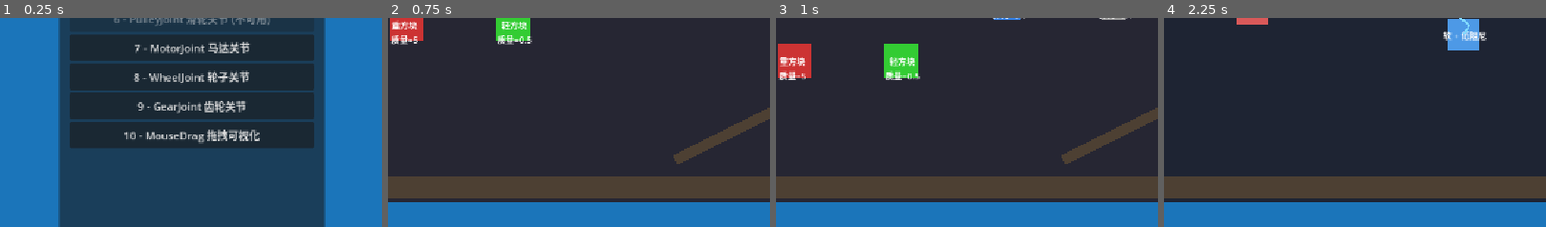
Above: before the commit, frames 1-4 (left to right).
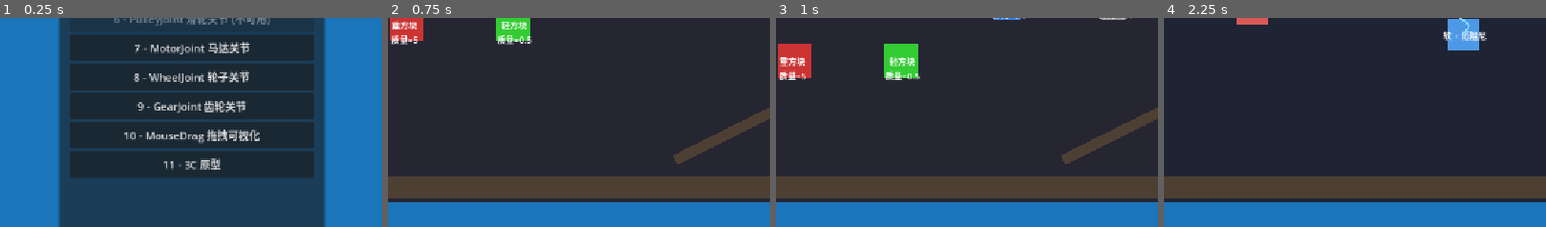
Above: after the commit, the same moments.

Repository: xuxiao305/Godot001
Game: Godot game, scene res://Scenes/Demos/demo_menu.tscn
Two runs of this game, one before a commit and one after it. Both use one fixed random seed, a clock stepped at 60 frames per second and the inputs below.
Inputs:
- Up to frame 1 (0.25 s): no input
- Up to frame 2 (0.75 s): click "2 - RigidBody 物理属性" at 0.5 s
- Up to frame 3 (1 s): no input
- Up to frame 4 (2.25 s): click "< 返回菜单" at 1.25 s; click "4 - DampedSpring 弹簧关节" at 2 s
The pictures show only the part of the screen within x 25-75%, y 48-98%; the shares and areas given below are measured in that part.

The runs differ from the first frame. In frame 1, 8.1% of the frame differs, in the area x 18-83%, y 63-77%; in frame 2, nothing differs; in frame 3, nothing differs; in frame 4, nothing differs.

Commit message:
feat(menu): add 3C prototype entry

Diff:
--- a/Scripts/Demos/demo_menu.gd
+++ b/Scripts/Demos/demo_menu.gd
@@ -48,6 +48,11 @@
 		"name": "MouseDrag 拖拽可视化",
 		"path": "res://Scenes/Demos/demo_mouse_drag.tscn",
 		"description": "拖拽弹性线 + 拖尾（addon 未提供 MouseJoint2D 类）"
+	},
+	11: {
+		"name": "3C 原型",
+		"path": "res://Scenes/Prototypes/3C/test_level.tscn",
+		"description": "角色控制 + 摄像机 + Debug 面板（F1 切换）"
 	},
 }
 
